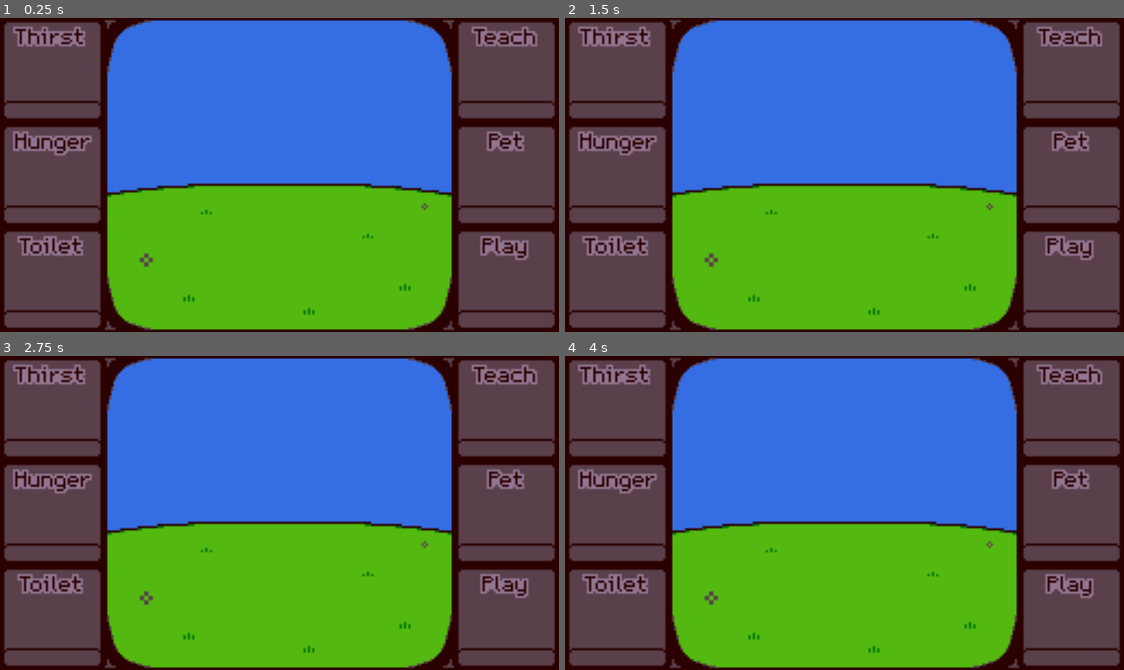
Above: before the commit, frames 1-4 (two rows, left to right).
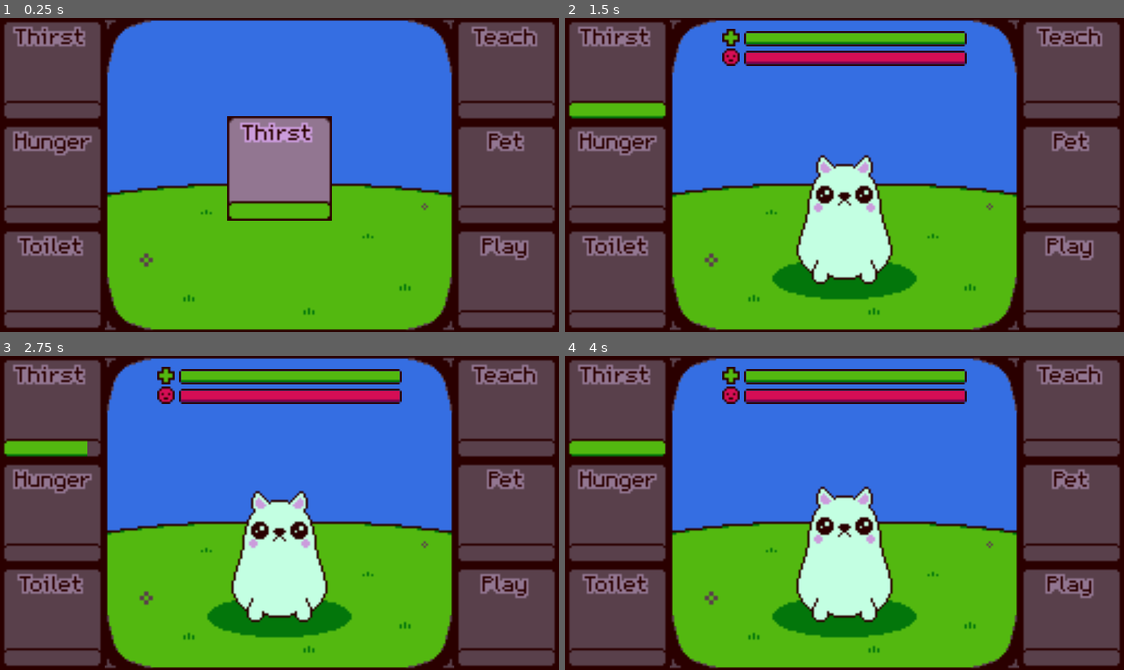
Above: after the commit, the same moments.

Repository: joannetteg/KeepItAlive
Game: Godot game, scene res://Scene/Main.tscn
Two runs of this game, one before a commit and one after it. Both use one fixed random seed, a clock stepped at 60 frames per second and the inputs below.
Inputs (mouse positions are in pixels of both pictures, inside the frame that each line leads up to):
- Up to frame 1 (0.25 s): no input
- Up to frame 2 (1.5 s): click (844, 168) at 0.52 s; click (615, 71) at 1.27 s
- Up to frame 3 (2.75 s): no input
- Up to frame 4 (4 s): click (615, 409) at 3.52 s

The runs differ from the first frame. In frame 1, 5.5% of the frame differs, in the area x 40-60%, y 31-65%; in frame 2, 12%; in frame 3, 12%; in frame 4, 13%, in the area x 0-72%, y 3-90%.

Commit message:
Main game loop

Diff:
--- a/Scene/Main.tscn
+++ b/Scene/Main.tscn
@@ -111,7 +111,10 @@
 [node name="StagesUnlock" type="Timer" parent="."]
 wait_time = 60.0
 one_shot = true
-autostart = true
+
+[node name="Cooldown" type="Timer" parent="."]
+wait_time = 2.0
+one_shot = true
 
 [node name="UIAnimation" type="AnimationPlayer" parent="."]
 anims/flashHappyBar = SubResource( 2 )
@@ -145,6 +148,17 @@
 margin_right = 208.473
 margin_bottom = 143.684
 texture = ExtResource( 23 )
+__meta__ = {
+"_edit_use_anchors_": false
+}
+
+[node name="PlayButton" type="TextureButton" parent="UI/Background"]
+margin_left = 104.0
+margin_top = 45.0
+margin_right = 152.0
+margin_bottom = 93.0
+texture_normal = ExtResource( 5 )
+texture_pressed = ExtResource( 6 )
 __meta__ = {
 "_edit_use_anchors_": false
 }
@@ -367,8 +381,10 @@
 [node name="Kitty" type="AnimatedSprite" parent="UI"]
 position = Vector2( 128, 92 )
 frames = SubResource( 1 )
-frame = 2
+frame = 1
 playing = true
+[connection signal="timeout" from="Cooldown" to="UI" method="_on_Cooldown_timeout"]
+[connection signal="pressed" from="UI/Background/PlayButton" to="UI" method="_on_PlayButton_pressed"]
 [connection signal="pressed" from="UI/Background/BTN_Thirst" to="UI" method="_on_BTN_Thirst_pressed"]
 [connection signal="pressed" from="UI/Background/BTN_Thirst" to="UI" method="_on_BTN_Thist_pressed"]
 [connection signal="pressed" from="UI/Background/BTN_Hunger" to="UI" method="_on_BTN_Hunger_pressed"]
--- a/Scene/UI.gd
+++ b/Scene/UI.gd
@@ -3,6 +3,8 @@
 const MAX_VALUE = 48
 const MAX_LIFE = 100
 const MAX_HAPPINESS = 100
+
+var gameTimer = 0
 
 var currentThirstValue = 0
 var currentHungerValue = 0
@@ -11,9 +13,20 @@
 var currentPetValue = 0
 var currentPlayValue = 0
 
+var fast = 6
+var medium = 4
+var slow = 2
+
 var canTakeAction
-var currentLife = 0
-var currentHappiness = 0
+var currentLife = MAX_LIFE
+var currentHappiness = MAX_HAPPINESS
+
+var stage1 = false
+var stage2 = false
+var stage3 = false
+var stage4 = false
+var stage5 = false
+var stage6 = false
 
 enum gameStates{
 	menu,
@@ -27,6 +40,7 @@
 }
 
 var gameState = gameStates.menu
+var on_Cooldown = false
 
 onready var bar_Thirst = get_node("Background/BAR_Thirst")
 onready var bar_Hunger = get_node("Background/BAR_Hunger")
@@ -48,8 +62,10 @@
 onready var btn_Teach = get_node("Background/BTN_Teach")
 onready var btn_Pet = get_node("Background/BTN_Pet")
 onready var btn_Play = get_node("Background/BTN_Play")
+onready var btn_Start_Game = get_node("Background/PlayButton")
 
 onready var stages_Timer = get_node("../StagesUnlock")
+onready var cooldown_Timer = get_node("../Cooldown")
 onready var spr_Kitty = get_node("Kitty")
 onready var uiAnimation = get_node("../UIAnimation")
 
@@ -67,37 +83,90 @@
 		bar_Happy.visible = false
 
 	elif gameState == gameStates.stage1:
-		btn_Thirst.disabled = false
+		_init_stage1()
 		if stages_Timer.time_left < 50:
 			gameState = gameStates.stage2
 
 	elif gameState == gameStates.stage2:
-		btn_Hunger.disabled = false
+		_init_stage2()
 		if stages_Timer.time_left < 40:
 			gameState = gameStates.stage3
 
 	elif gameState == gameStates.stage3:
-		btn_Toilet.disabled = false
+		_init_stage3()
 		if stages_Timer.time_left < 30:
 			gameState = gameStates.stage4
 
 	elif gameState == gameStates.stage4:
-		btn_Teach.disabled = false
+		_init_stage4()
 		if stages_Timer.time_left < 20:
 			gameState = gameStates.stage5
 
 	elif gameState == gameStates.stage5:
-		btn_Pet.disabled = false
+		_init_stage5()
 		if stages_Timer.time_left < 10:
 			gameState = gameStates.stage6
 
 	elif gameState == gameStates.stage6:
-		btn_Play.disabled = false
+		_init_stage6()
 
 	elif gameState == gameStates.dead:
 		_on_Cooldown()
 
+	if stage1:
+		currentThirstValue -= 1 * (delta * fast)
+		gameTimer += (1 * delta)
+		#print(round(gameTimer))
+
+	if stage2:
+		currentHungerValue -= 1 * (delta * medium)
+
+	if stage3:
+		currentToiletValue -= 1 * (delta * medium)
+
+	if stage4:
+		currentTeachValue -= 1 * (delta * slow)
+
+	if stage5:
+		currentPetValue -= 1 * (delta * fast)
+
+	if stage6:
+		currentPlayValue -= 1 * (delta * medium)
+
+	if (currentThirstValue <= 0 && stage1) || (currentHungerValue <= 0 && stage2) || (currentToiletValue <= 0 && stage3):
+		currentLife -= 1 * (delta * medium)
+
+	if (currentPetValue <= 0 && stage5) || (currentPlayValue <= 0 && stage6):
+		currentHappiness -= 1 * (delta * medium)
+
+	_update_Bars()
+
+	if currentTeachValue <= 0 && stage4:
+		print("Kitty ran away and never came back !")
+		gameState = gameStates.dead
+
+	if currentLife <= 0:
+		print("You didn't keep Kitty alive !")
+		gameState = gameStates.dead
+
+	if currentHappiness <= 0:
+		print("Kitty ran away and never came back !")
+		gameState = gameStates.dead
+
+func _update_Bars():
+	bar_Thirst.value = currentThirstValue
+	bar_Hunger.value = currentHungerValue
+	bar_Toilet.value = currentToiletValue
+	bar_Teach.value = currentTeachValue
+	bar_Pet.value = currentPetValue
+	bar_Play.value = currentPlayValue
+
+	bar_Life_Progress.value = currentLife
+	bar_Happy_Progress.value = currentHappiness
+
 func _on_Cooldown():
+	on_Cooldown = true
+	cooldown_Timer.start()
 	btn_Thirst.disabled = true
 	btn_Hunger.disabled = true
 	btn_Toilet.disabled = true
@@ -105,21 +174,93 @@
 	btn_Pet.disabled = true
 	btn_Play.disabled = true
 
+func _off_Cooldown():
+	on_Cooldown = false
+	cooldown_Timer.stop()
+	if stage1 == true: btn_Thirst.disabled = false
+	if stage2 == true: btn_Hunger.disabled = false
+	if stage3 == true: btn_Toilet.disabled = false
+	if stage4 == true: btn_Teach.disabled = false
+	if stage5 == true: btn_Pet.disabled = false
+	if stage6 == true: btn_Play.disabled = false
+
+func _init_stage1():
+	if !stage1:
+		stage1 = true
+		currentThirstValue = MAX_VALUE
+		btn_Thirst.disabled = false
+
+func _init_stage2():
+	if !stage2:
+		stage2 = true
+		currentHungerValue = MAX_VALUE
+		if !on_Cooldown: btn_Hunger.disabled = false
+
+func _init_stage3():
+	if !stage3:
+		stage3 = true
+		currentToiletValue = MAX_VALUE
+		if !on_Cooldown: btn_Toilet.disabled = false
+
+func _init_stage4():
+	if !stage4:
+		stage4 = true
+		currentTeachValue = MAX_VALUE
+		if !on_Cooldown: btn_Teach.disabled = false
+
+func _init_stage5():
+	if !stage5:
+		stage5 = true
+		currentPetValue = MAX_VALUE
+		if !on_Cooldown: btn_Pet.disabled = false
+
+func _init_stage6():
+	if !stage6:
+		stage6 = true
+		currentPlayValue = MAX_VALUE
+		if !on_Cooldown: btn_Play.disabled = false
+
 # Event Listeners
 func _on_BTN_Play_pressed():
 	currentPlayValue = MAX_VALUE
+	cooldown_Timer.set("wait_time", 2)
+	_on_Cooldown()
 
 func _on_BTN_Pet_pressed():
 	currentPetValue = MAX_VALUE
+	cooldown_Timer.set("wait_time", 2)
+	_on_Cooldown()
 
 func _on_BTN_Teach_pressed():
 	currentTeachValue = MAX_VALUE
+	cooldown_Timer.set("wait_time", 2)
+	_on_Cooldown()
 
 func _on_BTN_Toilet_pressed():
 	currentToiletValue = MAX_VALUE
+	cooldown_Timer.set("wait_time", 2)
+	_on_Cooldown()
 
 func _on_BTN_Hunger_pressed():
 	currentHungerValue = MAX_VALUE
+	cooldown_Timer.set("wait_time", 2)
+	_on_Cooldown()
 
 func _on_BTN_Thirst_pressed():
 	currentThirstValue = MAX_VALUE
+	cooldown_Timer.set("wait_time", 2)
+	_on_Cooldown()
+
+func _on_PlayButton_pressed():
+	stages_Timer.start()
+
+	spr_Kitty.visible = true
+	bar_Life.visible = true
+	bar_Happy.visible = true
+	btn_Start_Game.disabled = true
+	btn_Start_Game.visible = false
+
+	gameState = gameStates.stage1
+
+func _on_Cooldown_timeout():
+	_off_Cooldown()
